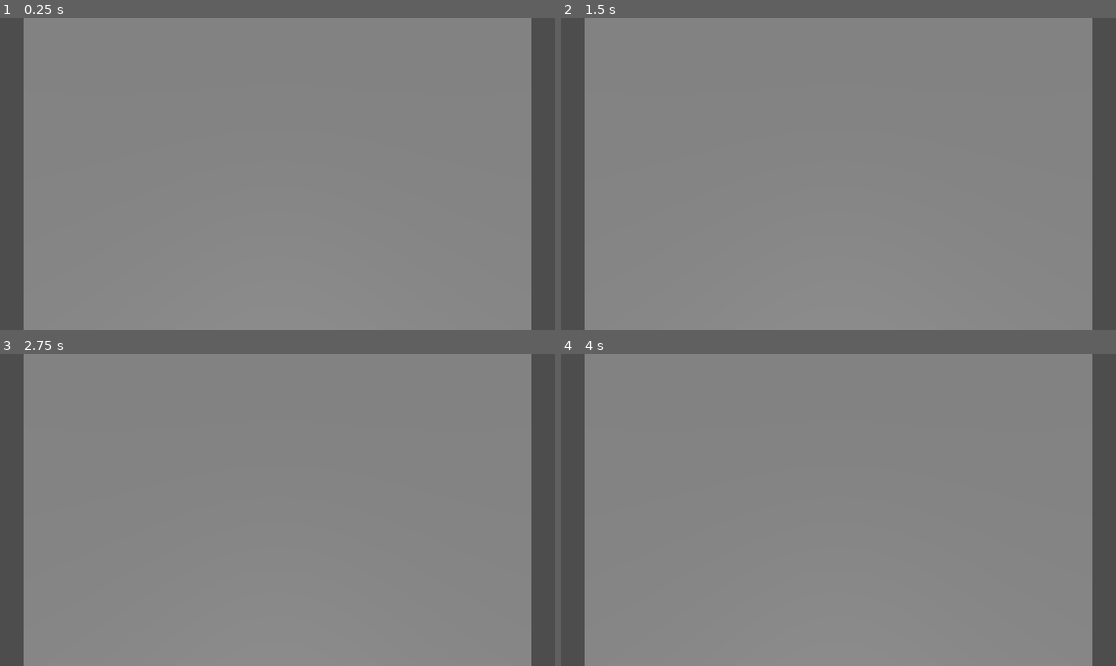
Above: before the commit, frames 1-4 (two rows, left to right).
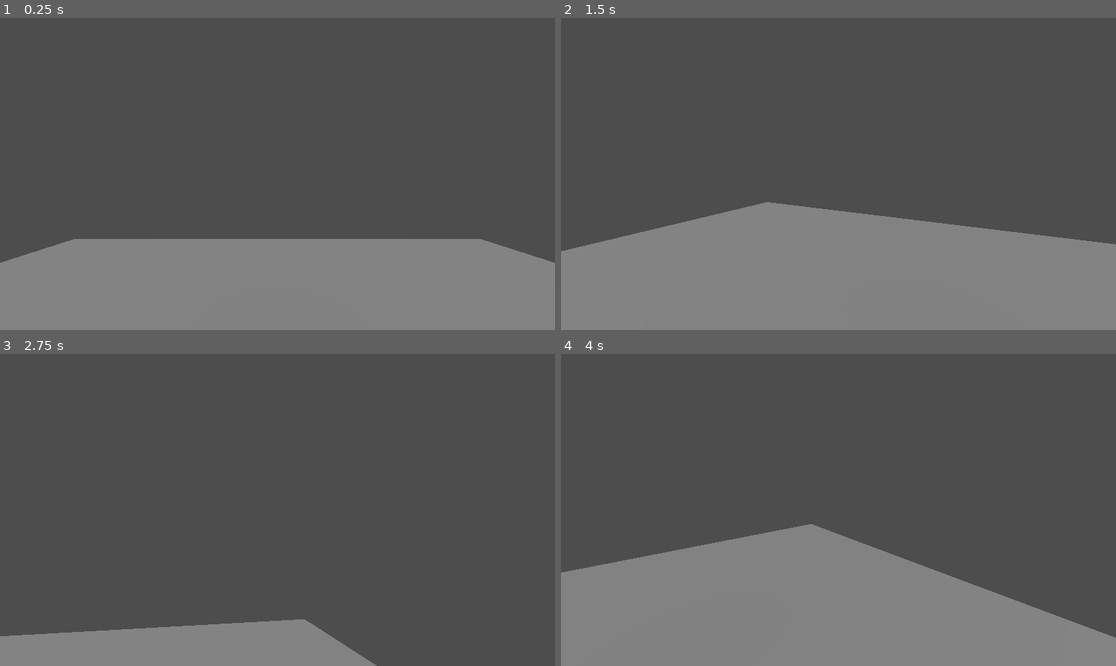
Above: after the commit, the same moments.

Repository: Pandasylum/A-Light-Left-Behind
Game: Godot game, scene res://core/main.tscn
The game is run twice, just before and just after one commit, with the same random seed, the same clock (stepped at 60 frames per second) and the same inputs.
Inputs (mouse positions are in pixels of both pictures, inside the frame that each line leads up to):
- Up to frame 1 (0.25 s): no input
- Up to frame 2 (1.5 s): tap Enter at 0.5 s; move the mouse to (960, 158) at 0.52 s; hold D (move_right) 0.53-1.28 s; hold Shift (walk_slow) 0.53-1.28 s; click (960, 158) at 0.67 s; move the mouse to (727, 189) at 1.27 s; hold S (move_back) from 1.28 s (still down); tap Shift (walk_slow) at 1.35 s; click (727, 189) at 1.42 s
- Up to frame 3 (2.75 s): move the mouse to (333, 441) at 2.02 s; release S (move_back) at 2.03 s; hold D (move_right) from 2.03 s (still down); hold Shift (walk_slow) from 2.03 s (still down); click (333, 441) at 2.17 s
- Up to frame 4 (4 s): move the mouse to (810, 572) at 2.77 s; release D (move_right) at 2.78 s; release Shift (walk_slow) at 2.78 s; hold W (move_forward) 2.78-3.53 s; tap Shift (walk_slow) at 2.85 s; click (810, 572) at 2.92 s; move the mouse to (1005, 556) at 3.52 s; hold A (move_left) from 3.53 s (still down); hold Shift (walk_slow) from 3.53 s (still down); click (1005, 556) at 3.67 s

The runs differ from the first frame. In frame 1, 67% of the frame differs, in the area x 0-100%, y 0-100%; in frame 2, 62%; in frame 3, 85%, in the area x 0-96%, y 0-100%; in frame 4, 63%.

Commit message:
Phase 1 P1-A : joueur à la première personne dans la scène grise
Co-Authored-By: Claude Sonnet 5.5 <noreply@anthropic.com>
Claude-Session: https://claude.ai/code/session_01X2nfcmrGye7Re5cz78U4Rd

Diff:
--- a/game/rooms/test/greybox.tscn
+++ b/game/rooms/test/greybox.tscn
@@ -1,4 +1,6 @@
 [gd_scene format=3 uid="uid://c3k8vgk513yuk"]
+
+[ext_resource type="PackedScene" path="res://systems/player/player.tscn" id="1_player"]
 
 [sub_resource type="BoxShape3D" id="BoxShape3D_floor"]
 size = Vector3(10, 0.2, 10)
@@ -27,4 +29,7 @@
 
 [node name="Camera3D" type="Camera3D" parent="." unique_id=1742035196]
 transform = Transform3D(1, 0, 0, 0, -4.371139e-08, 1, 0, -1, -4.371139e-08, 0, 4, -1.7484555e-07)
-current = true
+current = false
+
+[node name="Player" parent="." instance=ExtResource("1_player")]
+transform = Transform3D(1, 0, 0, 0, 1, 0, 0, 0, 1, 0, 0.05, 0)
--- /dev/null
+++ b/game/systems/player/player.gd
@@ -0,0 +1,50 @@
+class_name Player
+extends CharacterBody3D
+## Joueur à la première personne. Yaw sur Player, pitch sur Head. Valeurs provisoires.
+
+const PITCH_LIMIT: float = deg_to_rad(89.0)
+
+@export var walk_speed: float = 2.5 ## m/s
+@export var slow_walk_speed: float = 1.2 ## m/s
+@export var mouse_sensitivity: float = 0.002 ## rad/pixel
+@export var gravity: float = 9.8 ## m/s²
+
+@onready var head: Node3D = $Head
+
+
+func _ready() -> void:
+	Input.mouse_mode = Input.MOUSE_MODE_CAPTURED
+
+
+func _unhandled_input(event: InputEvent) -> void:
+	if event is InputEventMouseMotion and Input.mouse_mode == Input.MOUSE_MODE_CAPTURED:
+		look_by((event as InputEventMouseMotion).relative)
+	elif event.is_action_pressed(&"pause_menu"):
+		Input.mouse_mode = Input.MOUSE_MODE_VISIBLE
+	elif event is InputEventMouseButton:
+		var button: InputEventMouseButton = event
+		if button.pressed and button.button_index == MOUSE_BUTTON_LEFT \
+				and Input.mouse_mode != Input.MOUSE_MODE_CAPTURED:
+			Input.mouse_mode = Input.MOUSE_MODE_CAPTURED
+
+
+func _physics_process(delta: float) -> void:
+	var input_dir: Vector2 = Input.get_vector(&"move_left", &"move_right", &"move_forward", &"move_back")
+	var horizontal: Vector3 = compute_horizontal_velocity(input_dir, Input.is_action_pressed(&"walk_slow"))
+	velocity.x = horizontal.x
+	velocity.z = horizontal.z
+	velocity.y = 0.0 if is_on_floor() else velocity.y - gravity * delta
+	move_and_slide()
+
+
+## Applique une rotation souris (en pixels) : yaw sur Player, pitch sur Head.
+func look_by(relative: Vector2) -> void:
+	rotate_y(-relative.x * mouse_sensitivity)
+	head.rotation.x = clampf(head.rotation.x - relative.y * mouse_sensitivity, -PITCH_LIMIT, PITCH_LIMIT)
+
+
+## Vitesse horizontale monde à partir de l'entrée (x = droite, y = arrière) et de l'orientation.
+func compute_horizontal_velocity(input_dir: Vector2, slow: bool) -> Vector3:
+	var speed: float = slow_walk_speed if slow else walk_speed
+	var direction: Vector3 = global_transform.basis * Vector3(input_dir.x, 0.0, input_dir.y)
+	return direction * speed
--- /dev/null
+++ b/game/systems/player/player.tscn
@@ -0,0 +1,22 @@
+[gd_scene format=3]
+
+[ext_resource type="Script" path="res://systems/player/player.gd" id="1_player"]
+
+[sub_resource type="CapsuleShape3D" id="CapsuleShape3D_player"]
+radius = 0.3
+height = 1.8
+
+[node name="Player" type="CharacterBody3D"]
+collision_layer = 2
+collision_mask = 1
+script = ExtResource("1_player")
+
+[node name="CollisionShape3D" type="CollisionShape3D" parent="."]
+transform = Transform3D(1, 0, 0, 0, 1, 0, 0, 0, 1, 0, 0.9, 0)
+shape = SubResource("CapsuleShape3D_player")
+
+[node name="Head" type="Node3D" parent="."]
+transform = Transform3D(1, 0, 0, 0, 1, 0, 0, 0, 1, 0, 1.6, 0)
+
+[node name="Camera3D" type="Camera3D" parent="Head"]
+current = true
--- /dev/null
+++ b/game/tests/test_player.gd
@@ -0,0 +1,56 @@
+extends SceneTree
+## Test du joueur. Lancer : tools/godot.sh --headless --path game --script res://tests/test_player.gd
+
+var _failures: int = 0
+
+
+func _init() -> void:
+	process_frame.connect(_run, CONNECT_ONE_SHOT)
+
+
+func _run() -> void:
+	var scene: PackedScene = load("res://systems/player/player.tscn")
+	var p: Player = scene.instantiate()
+	root.add_child(p)
+
+	_check(p is CharacterBody3D and p.name == &"Player", "racine CharacterBody3D nommée Player")
+	var shape_node: CollisionShape3D = p.get_node_or_null("CollisionShape3D")
+	_check(shape_node != null and shape_node.shape is CapsuleShape3D, "CollisionShape3D capsule")
+	if shape_node != null and shape_node.shape is CapsuleShape3D:
+		var cap: CapsuleShape3D = shape_node.shape
+		_check(is_equal_approx(cap.height, 1.8) and is_equal_approx(cap.radius, 0.3), "capsule 1,8 m / rayon 0,3 m")
+	var head: Node3D = p.get_node_or_null("Head")
+	_check(head != null and is_equal_approx(head.position.y, 1.6), "Head à 1,6 m")
+	_check(p.get_node_or_null("Head/Camera3D") is Camera3D, "Camera3D sous Head")
+	_check(is_equal_approx(p.walk_speed, 2.5), "marche 2,5")
+	_check(is_equal_approx(p.slow_walk_speed, 1.2), "marche lente 1,2")
+	_check(is_equal_approx(p.mouse_sensitivity, 0.002), "sensibilité 0,002")
+
+	# Logique de déplacement (appel direct, sans entrée réelle).
+	var v: Vector3 = p.compute_horizontal_velocity(Vector2(0, -1), false)
+	_check(v.is_equal_approx(Vector3(0, 0, -2.5)), "avant = -Z à 2,5 m/s (obtenu %s)" % v)
+	v = p.compute_horizontal_velocity(Vector2(0, -1), true)
+	_check(v.is_equal_approx(Vector3(0, 0, -1.2)), "marche lente 1,2 m/s (obtenu %s)" % v)
+	p.rotate_y(PI / 2.0)
+	v = p.compute_horizontal_velocity(Vector2(0, -1), false)
+	_check(v.is_equal_approx(Vector3(-2.5, 0, 0)), "orientation suivie (obtenu %s)" % v)
+
+	# Regard : pitch limité à ±89°, yaw sur Player.
+	p.look_by(Vector2(0, -100000))
+	_check(is_equal_approx(p.head.rotation.x, deg_to_rad(89.0)), "pitch max 89°")
+	p.look_by(Vector2(0, 200000))
+	_check(is_equal_approx(p.head.rotation.x, deg_to_rad(-89.0)), "pitch min -89°")
+	var yaw_before: float = p.rotation.y
+	p.look_by(Vector2(100, 0))
+	_check(not is_equal_approx(p.rotation.y, yaw_before), "yaw sur Player")
+
+	print("test_player : ", "OK" if _failures == 0 else "%d échec(s)" % _failures)
+	quit(1 if _failures > 0 else 0)
+
+
+func _check(ok: bool, label: String) -> void:
+	if ok:
+		print("PASS ", label)
+	else:
+		print("FAIL ", label)
+		_failures += 1
Not shown, added: game/systems/player/player.gd.uid
Not shown, added: game/tests/test_player.gd.uid
Not shown, changed: docs/tech/SYSTEMS.md
